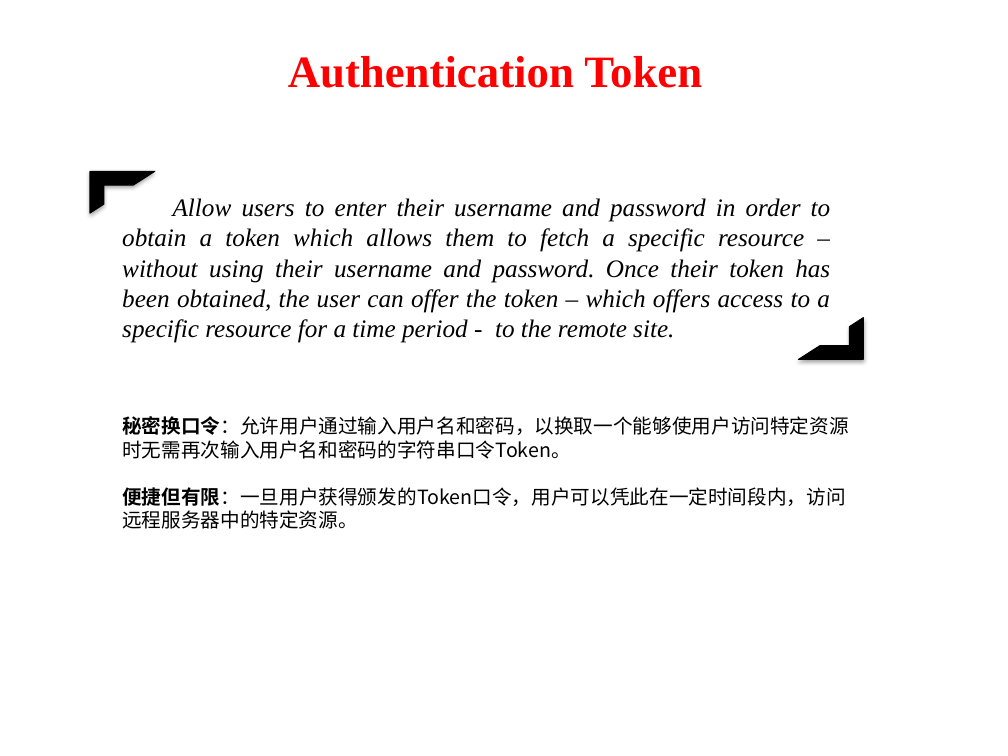
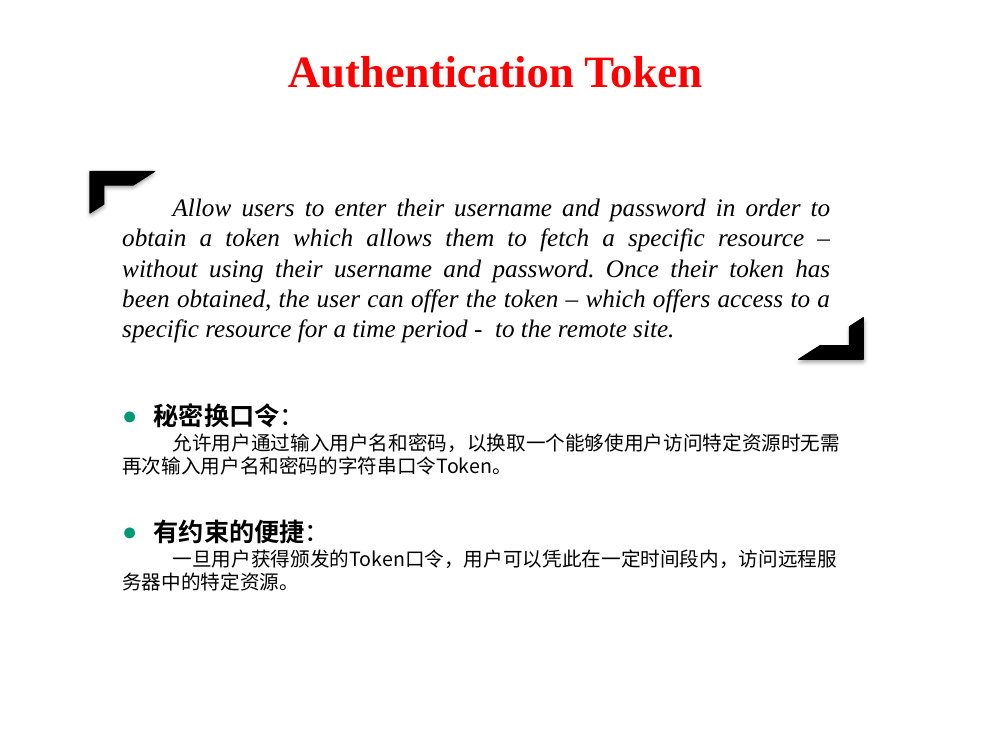
Before and after one commit to kebreathing/E-Learning, a slide deck: slide 3 of 组会/keystone-Token与Fernet.pptx. Drawn at 1008x756 pixels with LibreOffice and Linux fonts; fonts in the diff are those of the drawing; background and template pictures are left out. Boxes give left, top, right and bottom in pixels: in the first picture for what was removed or moved away, otherwise in the second. Text is boxed around its words. In the diff, an @@ line names an element or a change of style, - is before the commit and + after.

Commit message:
keystone token！

```diff
--- a/组会/keystone-Token与Fernet.pptx
+++ b/组会/keystone-Token与Fernet.pptx
@@ text at box(122, 403, 841, 591): text changed @@
-秘密换口令：允许用户通过输入用户名和密码，以换取一个能够使用户访问特定资源时无需再次输入用户名和密码的字符串口令Token。
-便捷但有限：一旦用户获得颁发的Token口令，用户可以凭此在一定时间段内，访问远程服务器中的特定资源。
+● 秘密换口令：
+允许用户通过输入用户名和密码，以换取一个能够使用户访问特定资源时无需再次输入用户名和密码的字符串口令Token。
+● 有约束的便捷：
+一旦用户获得颁发的Token口令，用户可以凭此在一定时间段内，访问远程服务器中的特定资源。
```
Also in this commit, not shown: 12 other slides changed, 1 slide removed, 2 other files.
